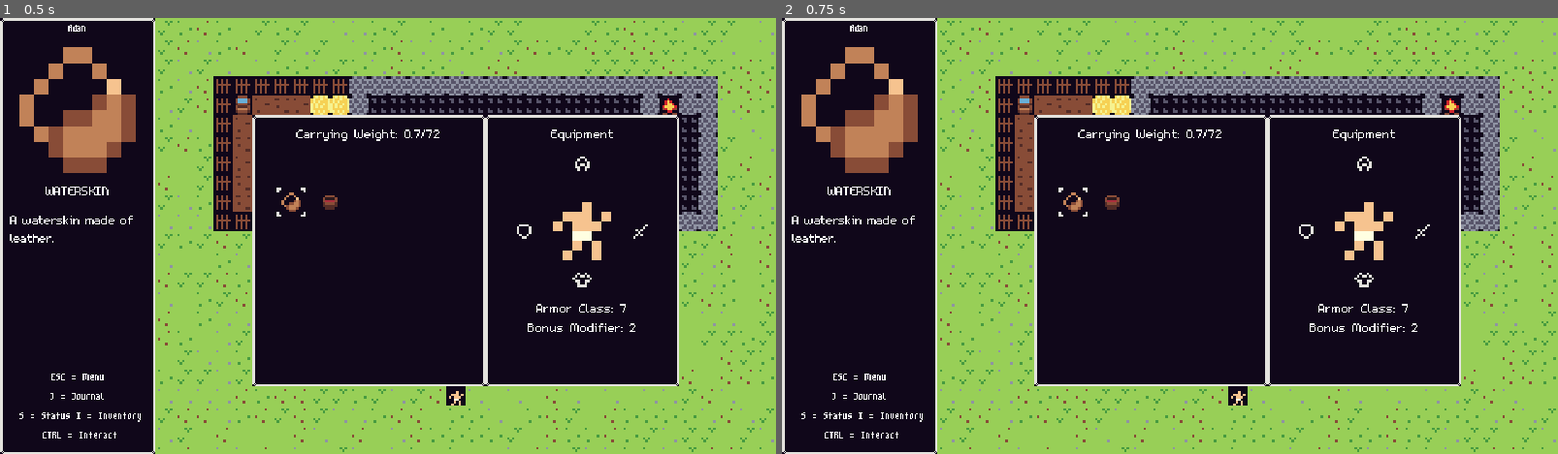
Above: before the commit, frames 1-2 (left to right).
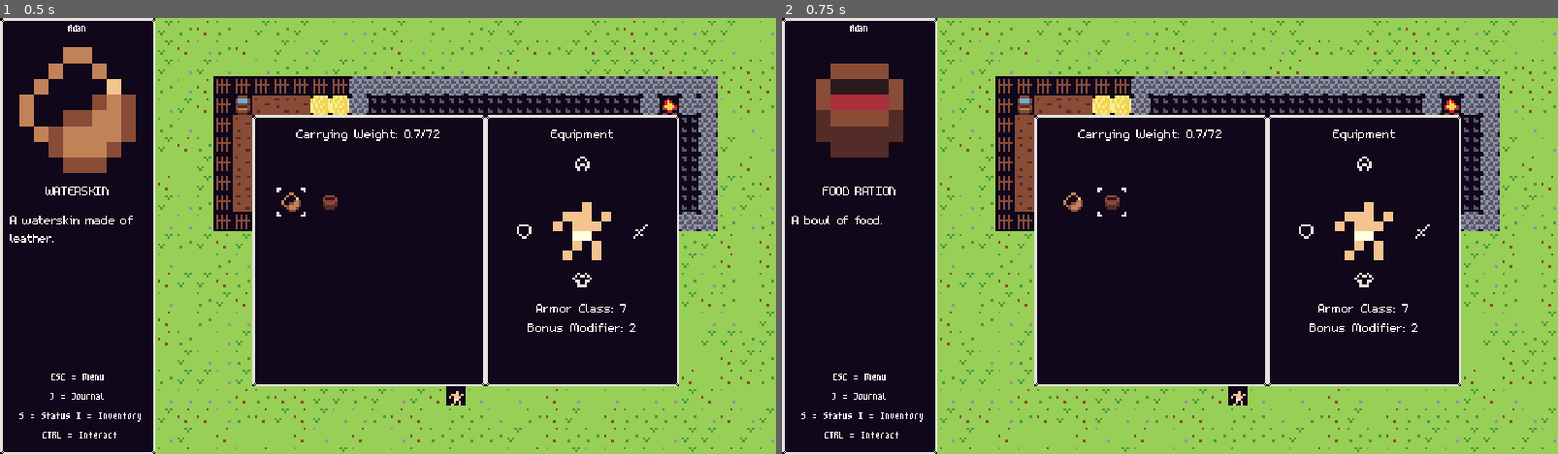
Above: after the commit, the same moments.

Repository: ChrisGlenn/Taelus
Game: Godot game, scene res://Scenes/Cells/Region-Lor/L00x48/lor_00x_48.tscn
Two runs of this game, one before a commit and one after it. Both use one fixed random seed, a clock stepped at 60 frames per second and the inputs below. This scene is started directly instead of the project's main scene.
Inputs:
- Up to frame 1 (0.5 s): no input
- Up to frame 2 (0.75 s): tap Enter at 0.5 s; hold Right (tae_right) from 0.53 s (still down); tap End (tae_end) at 0.6 s

Frame 1 is identical in both runs. In frame 2, 3.0% of the frame differs, in the area x 1-45%, y 6-52%.

Commit message:
1/1/2024 NIGHT

Diff:
--- a/Scenes/UI/HUD/hud.gd
+++ b/Scenes/UI/HUD/hud.gd
@@ -139,3 +139,27 @@
 		$Inventory/InventoryBackground/ItemLabel.text = Globals.player["inventory"][inv_cursor_pos]["name"]
 		$Inventory/InventoryBackground/ItemDescription.text = Globals.player["inventory"][inv_cursor_pos]["desc"]
 		$Inventory/InventoryBackground/HighlightedInv.frame = Globals.player["inventory"][inv_cursor_pos]["item"]
+		# input
+		if Input.is_action_just_pressed("tae_right"):
+			if Globals.player["inventory"][inv_cursor_pos + 1]["item"] != 0 and inv_cursor_pos != 14:
+				inv_cursor_pos += 1 # move right
+		if Input.is_action_just_pressed("tae_left"):
+			if inv_cursor_pos != 0:
+				inv_cursor_pos -= 1 # move left
+	# set the cursor location
+	match inv_cursor_pos:
+		0:
+			# slot one
+			INVCURSOR.position = Vector2(20,60)
+		1:
+			# slot two
+			INVCURSOR.position = Vector2(52,60)
+		2:
+			# slot three
+			INVCURSOR.position = Vector2(84,60)
+		3:
+			# slot four
+			INVCURSOR.position = Vector2(116,60)
+		4:
+			# slot five
+			INVCURSOR.position = Vector2(148,60)
